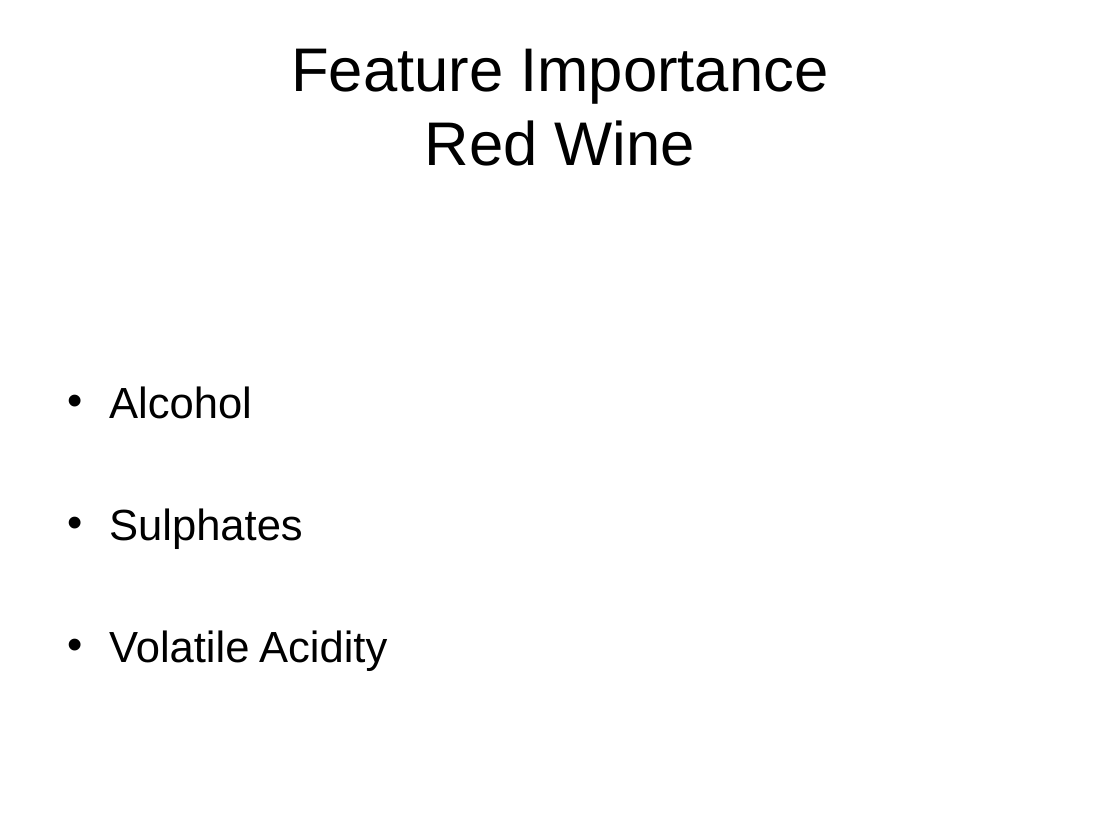
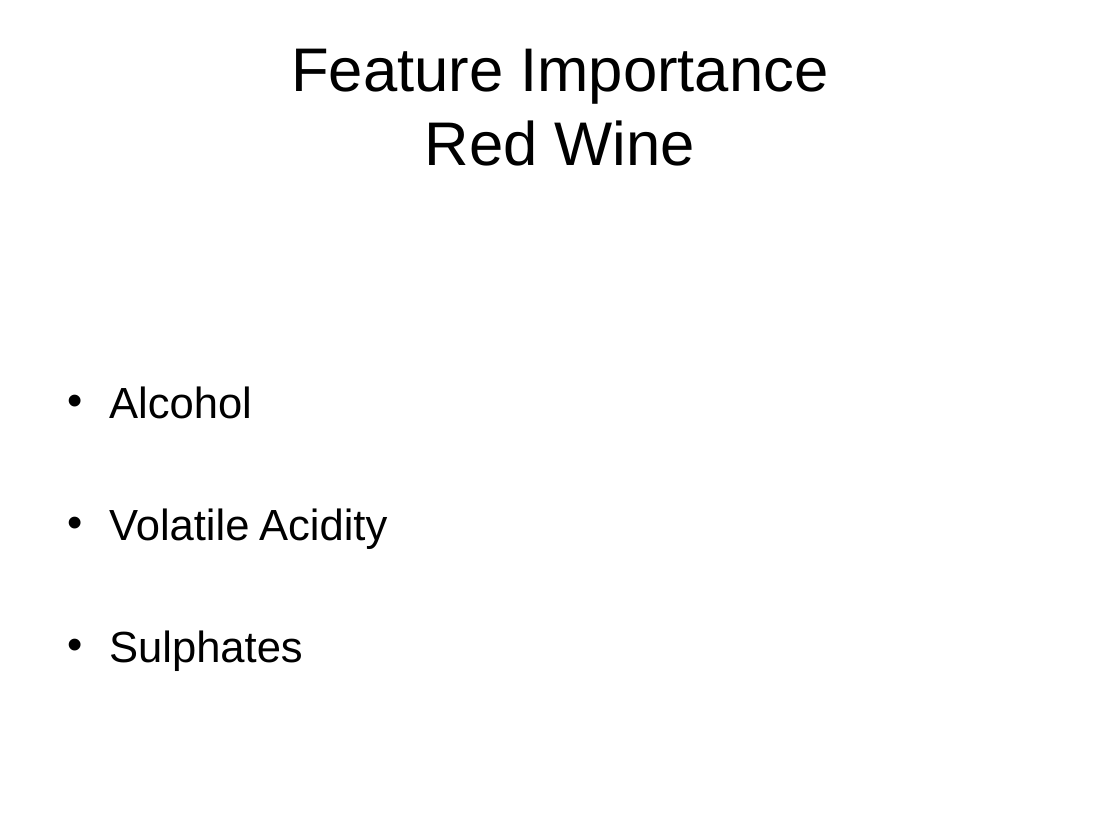
Before and after one commit to delwester/Springboard, a slide deck: slide 14 of Capstone2/Capstone2_FinalPres.pptx (slide 13 before the commit). Drawn at 1120x840 pixels with LibreOffice and Linux fonts; fonts in the diff are those of the drawing. Boxes give left, top, right and bottom in pixels: in the first picture for what was removed or moved away, otherwise in the second. Text is boxed around its words. In the diff, an @@ line names an element or a change of style, - is before the commit and + after.

```diff
--- a/Capstone2/Capstone2_FinalPres.pptx
+++ b/Capstone2/Capstone2_FinalPres.pptx
@@ text at <box>109,508,387,549</box>: paragraph added @@
+• Volatile Acidity
@@ text at <box>109,630,387,671</box>: paragraph removed @@
-• Volatile Acidity
```
Also in this commit, not shown: 6 other slides changed, 5 slides added, 4 slides removed.
